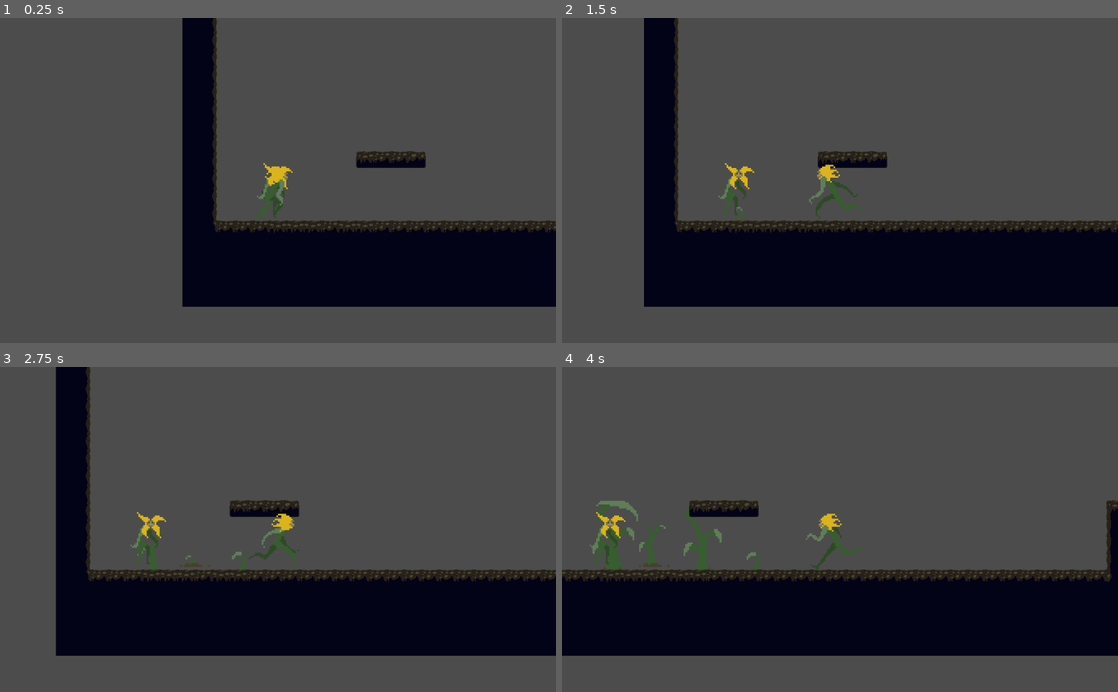
Above: before the commit, frames 1-4 (two rows, left to right).
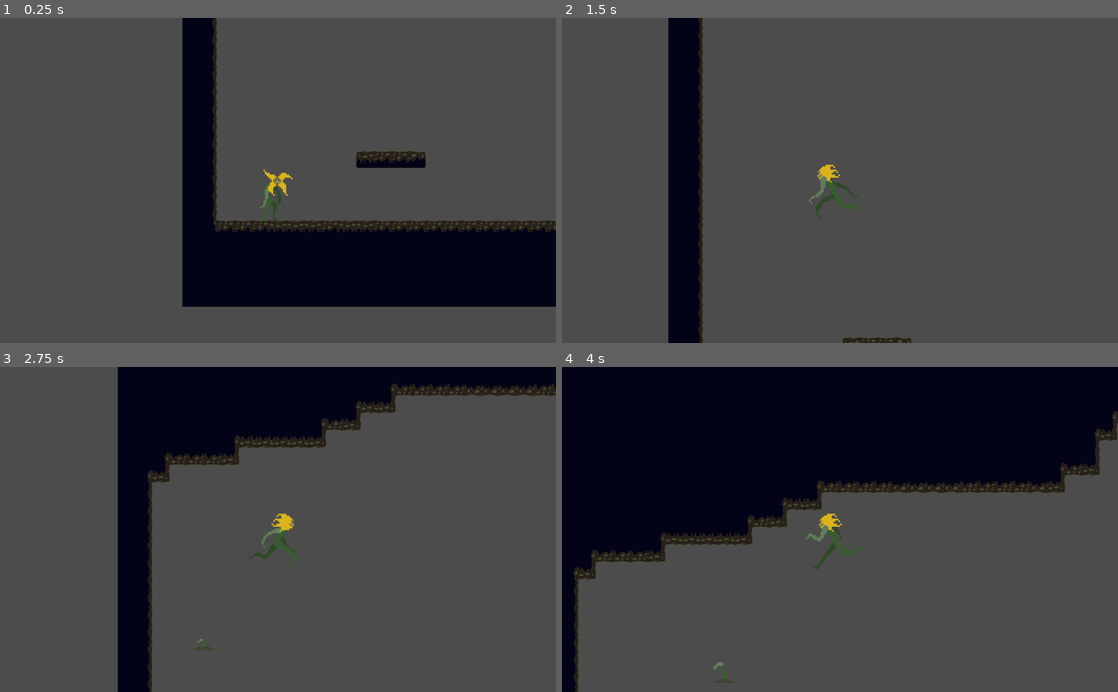
Above: after the commit, the same moments.

Repository: SpencerClark5/Bloom
Game: Godot game, scene res://Scenes/Game.tscn
Same seed, same stepped clock (60 frames per second), same inputs: the game is played once before the commit and once after it.
Inputs:
- Up to frame 1 (0.25 s): no input
- Up to frame 2 (1.5 s): hold D (Right) 0.53-1.28 s; tap P (Plant) at 0.6 s; tap Space (Jump) at 0.77, 0.8, 1.07, 1.35 s; hold A (Left) from 1.28 s (still down)
- Up to frame 3 (2.75 s): tap Space (Jump) at 1.52, 1.82, 2.3 s; tap P (Plant) at 1.55, 2.1 s; release A (Left) at 2.03 s; hold D (Right) from 2.03 s (still down)
- Up to frame 4 (4 s): tap P (Plant) at 2.85 s; tap Space (Jump) at 3.02, 3.32, 3.6, 3.77 s; release D (Right) at 3.53 s; hold A (Left) from 3.53 s (still down)

The runs differ from the first frame. In frame 1, 0.5% of the frame differs, in the area x 46-53%, y 44-63%; in frame 2, 29%; in frame 3, 45%; in frame 4, 72%, in the area x 0-100%, y 0-100%.

Commit message:
Good Luck Charlie

Diff:
--- a/BloomGame/Scenes/Flora.tscn
+++ b/BloomGame/Scenes/Flora.tscn
@@ -132,7 +132,7 @@
 resource_name = "Idle"
 length = 5.5
 tracks/0/type = "value"
-tracks/0/path = NodePath("../IdleSprite:frame")
+tracks/0/path = NodePath("IdleSprite:frame")
 tracks/0/interp = 1
 tracks/0/loop_wrap = true
 tracks/0/imported = false
@@ -184,7 +184,7 @@
 resource_name = "PlantingAnim"
 length = 3.0
 tracks/0/type = "value"
-tracks/0/path = NodePath("../PlantingSprite:frame")
+tracks/0/path = NodePath("PlantingSprite:frame")
 tracks/0/interp = 1
 tracks/0/loop_wrap = true
 tracks/0/imported = false
@@ -289,30 +289,6 @@
 tracks/7/imported = false
 tracks/7/enabled = true
 tracks/7/keys = {
-"times": PoolRealArray( 0 ),
-"transitions": PoolRealArray( 1 ),
-"update": 0,
-"values": [ 0 ]
-}
-tracks/8/type = "value"
-tracks/8/path = NodePath("../IdleSprite:frame")
-tracks/8/interp = 1
-tracks/8/loop_wrap = true
-tracks/8/imported = false
-tracks/8/enabled = true
-tracks/8/keys = {
-"times": PoolRealArray( 0 ),
-"transitions": PoolRealArray( 1 ),
-"update": 0,
-"values": [ 0 ]
-}
-tracks/9/type = "value"
-tracks/9/path = NodePath("../PlantingSprite:frame")
-tracks/9/interp = 1
-tracks/9/loop_wrap = true
-tracks/9/imported = false
-tracks/9/enabled = true
-tracks/9/keys = {
 "times": PoolRealArray( 0 ),
 "transitions": PoolRealArray( 1 ),
 "update": 0,
@@ -478,16 +454,18 @@
 scale = Vector2( 3, 3 )
 frames = SubResource( 14 )
 animation = "NewJump"
-
-[node name="IdleSprite" type="AnimatedSprite" parent="."]
-visible = false
+speed_scale = 3.0
+
+[node name="IdleSprite" type="AnimatedSprite" parent="FloraBody"]
 position = Vector2( 96, -96 )
 scale = Vector2( 3, 3 )
 frames = SubResource( 15 )
 animation = "Idle"
 
-[node name="PlantingSprite" type="AnimatedSprite" parent="."]
+[node name="PlantingSprite" type="AnimatedSprite" parent="FloraBody"]
+visible = false
 position = Vector2( 96, -96 )
 scale = Vector2( 3, 3 )
 frames = SubResource( 17 )
 animation = "PlantingAnim"
+speed_scale = 3.0
--- a/BloomGame/Scenes/Movement.gd
+++ b/BloomGame/Scenes/Movement.gd
@@ -11,11 +11,23 @@
 onready var _animated_sprite_LeftLeg = $LeftLeg
 onready var _animated_sprite_RightLeg = $RightLeg
 onready var _animated_sprite_Jump = $NewJumpingSprite
+onready var _animated_sprite_Idle = $IdleSprite
+onready var _animated_sprite_Plant = $PlantingSprite
 
 func _physics_process(delta):
 
 	# Movement and animation
 	if Input.is_action_pressed("Right"):
+
+		_animated_sprite_Idle.visible = false
+		_animated_sprite_Body.visible = true
+		_animated_sprite_LeftArm.visible = true
+		_animated_sprite_LeftLeg.visible = true
+		_animated_sprite_RightArm.visible = true
+		_animated_sprite_RightLeg.visible = true
+		_animated_sprite_Jump.visible = false
+
+		_animated_sprite_Idle.stop()
 
 		_animated_sprite_Body.play("TorsoRunAnim")
 		_animated_sprite_Body.flip_h = false
@@ -35,6 +47,16 @@
 		velocity.x += SPEED
 
 	elif Input.is_action_pressed("Left"):
+
+		_animated_sprite_Idle.visible = false
+		_animated_sprite_Body.visible = true
+		_animated_sprite_LeftArm.visible = true
+		_animated_sprite_LeftLeg.visible = true
+		_animated_sprite_RightArm.visible = true
+		_animated_sprite_RightLeg.visible = true
+		_animated_sprite_Jump.visible = false
+		_animated_sprite_Idle.stop()
+
 		_animated_sprite_Body.play("TorsoRunAnim")
 		_animated_sprite_Body.flip_h = true
 
@@ -52,30 +74,39 @@
 		velocity.x -= SPEED
 	# Jump
 	elif Input.is_action_just_pressed("Jump"):
+		_animated_sprite_Idle.visible = false
 		_animated_sprite_Body.visible = false
 		_animated_sprite_LeftArm.visible = false
 		_animated_sprite_LeftLeg.visible = false
 		_animated_sprite_RightArm.visible = false
 		_animated_sprite_RightLeg.visible = false
+
 		_animated_sprite_Jump.visible = true
 		_animated_sprite_Jump.play("NewJump")
-		velocity.y = JUMP
+#		velocity.y = JUMP
 	else:
-		_animated_sprite_Body.visible = true
-		_animated_sprite_LeftArm.visible = true
-		_animated_sprite_LeftLeg.visible = true
-		_animated_sprite_RightArm.visible = true
-		_animated_sprite_RightLeg.visible = true
+		_animated_sprite_Idle.visible = true
+		_animated_sprite_Idle.play("Idle")
+
+		_animated_sprite_Body.visible = false
+		_animated_sprite_LeftArm.visible = false
+		_animated_sprite_LeftLeg.visible = false
+		_animated_sprite_RightArm.visible = false
+		_animated_sprite_RightLeg.visible = false
 		_animated_sprite_Jump.visible = false
-		_animated_sprite_Body.stop()
-		_animated_sprite_LeftArm.stop()
-		_animated_sprite_LeftLeg.stop()
-		_animated_sprite_RightArm.stop()
-		_animated_sprite_RightLeg.stop()
+
+
+#		_animated_sprite_Body.stop()
+#		_animated_sprite_LeftArm.stop()
+#		_animated_sprite_LeftLeg.stop()
+#		_animated_sprite_RightArm.stop()
+#		_animated_sprite_RightLeg.stop()
 
 	# Gravity
 	velocity.y = velocity.y + GRAVITY
 
+	if Input.is_action_just_pressed("Jump"):
+		velocity.y = JUMP
 
 	velocity = move_and_slide(velocity)
 
